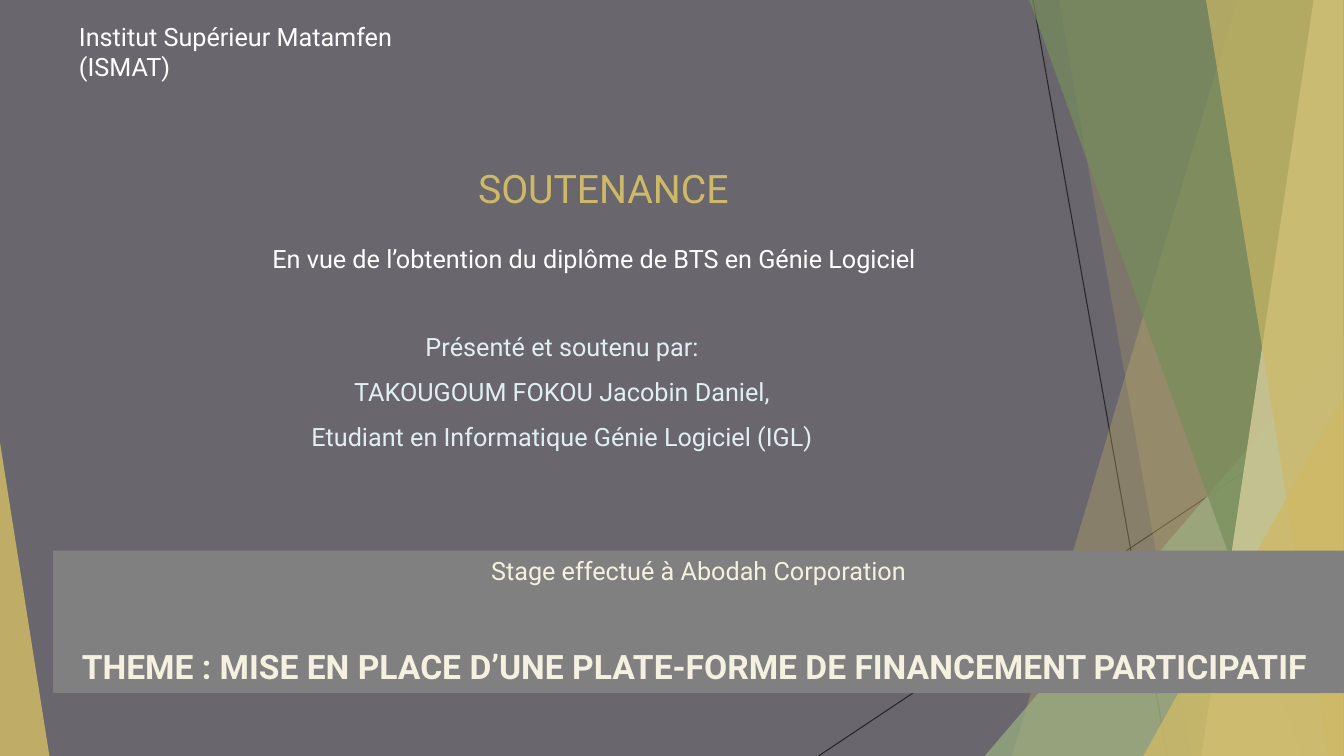
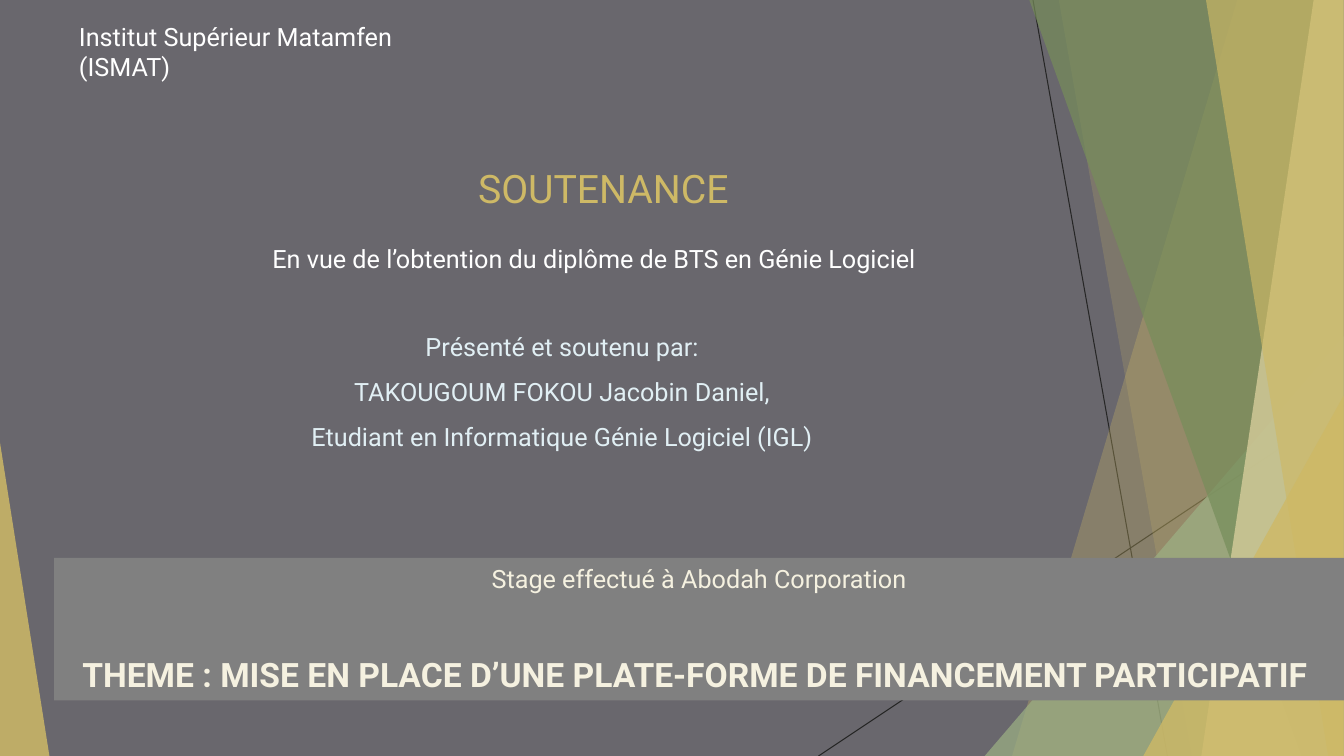
Before and after one commit to HeroNational/crowdfunding-App, a slide deck: slide 1 of rapport de stage/Soutenance TAKOUGOUM FOKOU Jacobin Daniel - Présentation.pptx. Drawn at 1344x756 pixels with LibreOffice and Linux fonts; fonts in the diff are those of the drawing. Boxes give left, top, right and bottom in pixels: in the first picture for what was removed or moved away, otherwise in the second. Text is boxed around its words. In the diff, an @@ line names an element or a change of style, - is before the commit and + after.

```diff
--- a/rapport de stage/Soutenance TAKOUGOUM FOKOU Jacobin Daniel - Présentation.pptx
+++ b/rapport de stage/Soutenance TAKOUGOUM FOKOU Jacobin Daniel - Présentation.pptx
@@ rectangle "Stage effectué à Abodah Corporation": place and size @@
-rectangle "Stage effectué à Abodah Corporation" at [53, 551, 1344, 693]
+rectangle "Stage effectué à Abodah Corporation" at [54, 559, 1344, 701]
```
Also in this commit, not shown: 8 other slides changed, 41 other files.
